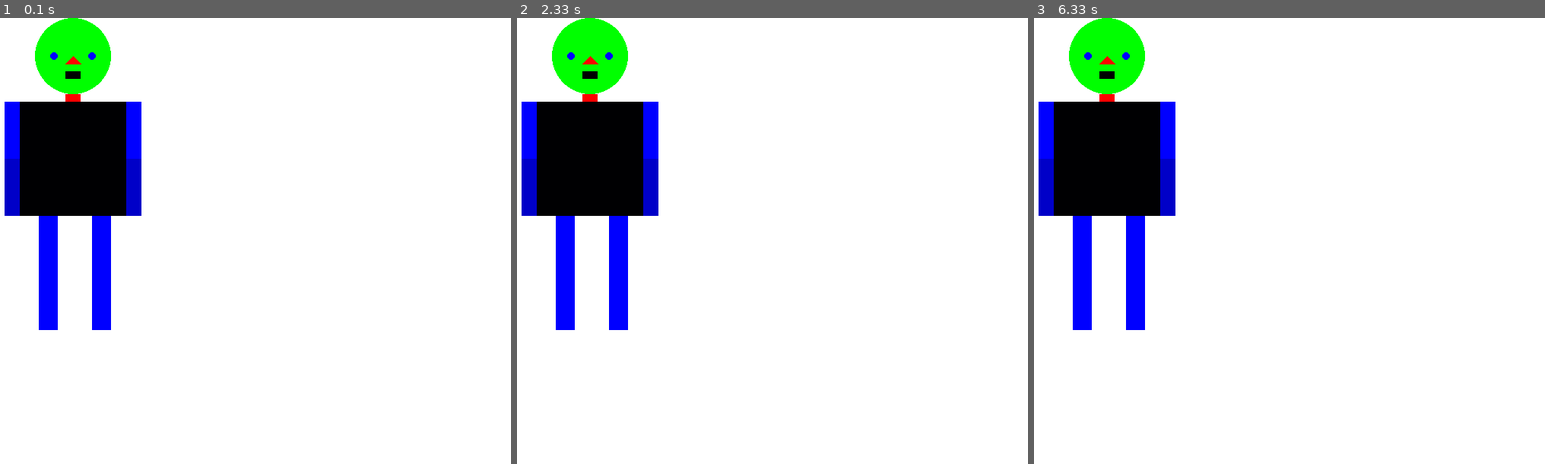
Above: before the commit, frames 1-3 (left to right).
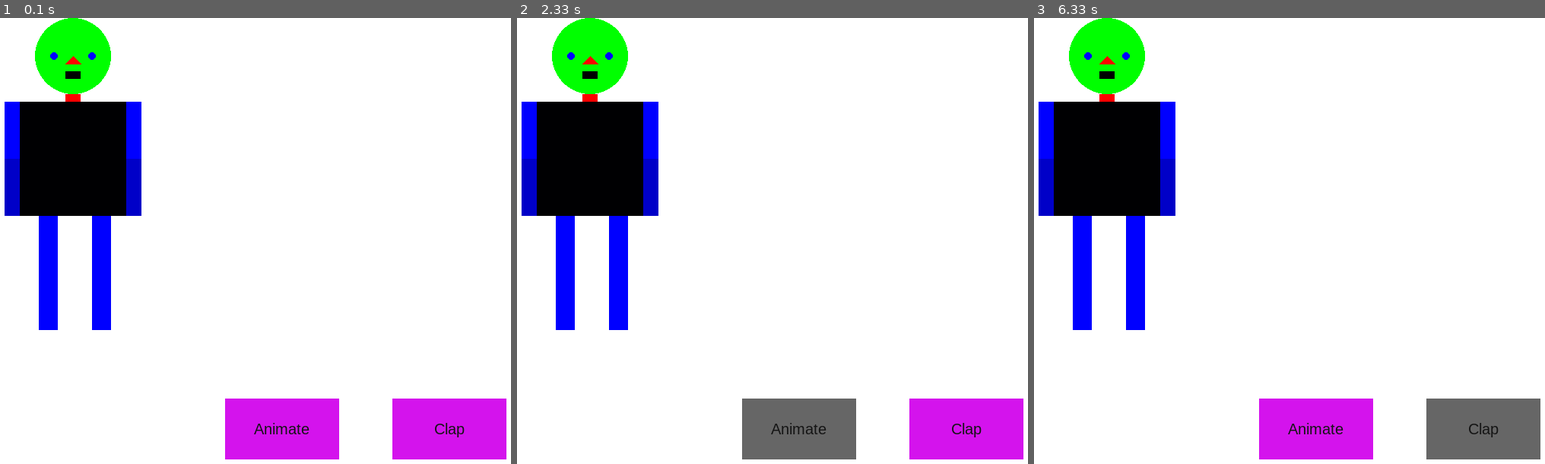
Above: after the commit, the same moments.

Repository: KiruiElisha/pygame-project
Game: pygame game, started from assignment.py
The game is run twice, just before and just after one commit, with the same random seed, the same clock (stepped at 60 frames per second) and the same inputs.
Inputs (mouse positions are in pixels of both pictures, inside the frame that each line leads up to):
- Up to frame 1 (0.1 s): no input
- Up to frame 2 (2.33 s): press the mouse at (966, 428) at 0.37 s; move the mouse to (864, 437) at 0.47 s; release the mouse at (757, 441) at 0.6 s; press the mouse at (798, 428) at 0.7 s; move the mouse to (665, 432) at 0.8 s; release the mouse at (527, 437) at 0.93 s; click (798, 428) at 2.05 s
- Up to frame 3 (6.33 s): press the mouse at (1315, 428) at 2.37 s; move the mouse to (1371, 450) at 2.47 s; release the mouse at (outside the picture) at 2.6 s; click (1483, 428) at 3.22 s; press the mouse at (1315, 428) at 3.53 s; move the mouse to (1197, 356) at 3.63 s; release the mouse at (1079, 290) at 3.77 s; click (1269, 459) at 3.88 s; press the mouse at (1483, 428) at 4.2 s; move the mouse to (1407, 392) at 4.3 s; release the mouse at (1330, 361) at 4.43 s; click (1315, 428) at 5.05 s; press the mouse at (1483, 428) at 5.37 s; move the mouse to (1473, 397) at 5.47 s; release the mouse at (1458, 361) at 5.6 s; click (1483, 428) at 6.22 s

The runs differ from the first frame. In frame 1, 6.1% of the frame differs, in the area x 44-100%, y 85-99%; in frame 2, 6.1%; in frame 3, 6.1%.

Commit message:
Added Buttons

Diff:
--- a/assignment.py
+++ b/assignment.py
@@ -1,10 +1,16 @@
 #!/usr/bin/env python3
 import pygame
+import sys
 from math import pi
 pygame.init()
 
 window = pygame.display.set_mode((800,700))
 window.fill((255, 255, 255))
+
+fps = 60
+fpsClock = pygame.time.Clock()
+
+font = pygame.font.SysFont('Arial', 20)
 
 class Head:
   def head():
@@ -59,13 +65,80 @@
     hands = Hands.left_hand() and Hands.right_hand()
     legs = Legs.legs()
 
+objects = []
+class Button():
+    def __init__(self, x, y, width, height, buttonText='Button', onclickFunction=None, onePress=False):
+        self.x = x
+        self.y = y
+        self.width = width
+        self.height = height
+        self.onclickFunction = onclickFunction
+        self.onePress = onePress
 
+        self.fillColors = {
+            'normal': '#d413ed',
+            'hover': '#666666',
+            'pressed': '#333333',
+        }
+
+        self.buttonSurface = pygame.Surface((self.width, self.height))
+        self.buttonRect = pygame.Rect(self.x, self.y, self.width, self.height)
+
+        self.buttonSurf = font.render(buttonText, True, (20, 20, 20))
+
+        self.alreadyPressed = False
+
+        objects.append(self)
+
+    def process(self):
+
+        mousePos = pygame.mouse.get_pos()
+
+        self.buttonSurface.fill(self.fillColors['normal'])
+        if self.buttonRect.collidepoint(mousePos):
+            self.buttonSurface.fill(self.fillColors['hover'])
+
+            if pygame.mouse.get_pressed(num_buttons=3)[0]:
+                self.buttonSurface.fill(self.fillColors['pressed'])
+
+                if self.onePress:
+                    self.onclickFunction()
+
+                elif not self.alreadyPressed:
+                    self.onclickFunction()
+                    self.alreadyPressed = True
+
+            else:
+                self.alreadyPressed = False
+
+        self.buttonSurface.blit(self.buttonSurf, [
+            self.buttonRect.width/2 - self.buttonSurf.get_rect().width/2,
+            self.buttonRect.height/2 - self.buttonSurf.get_rect().height/2
+        ])
+        window.blit(self.buttonSurface, self.buttonRect)
+
+def myFunction():
+    print('Animated')
+
+
+
+
+
+AnimateButton = Button(400, 500, 150, 80, 'Animate', myFunction)
+ClapButton = Button(620, 500, 150, 80, 'Clap', myFunction, True)
 robot = Robot()
-
 pygame.display.update()
 pygame.display.flip()
+
 running = True
 while running:
-  for event in pygame.event.get():
-    if event.type == pygame.QUIT:
-      running = False
+    for event in pygame.event.get():
+        if event.type == pygame.QUIT:
+            pygame.quit()
+            sys.exit()
+
+    for object in objects:
+        object.process()
+
+    pygame.display.flip()
+    fpsClock.tick(fps)
